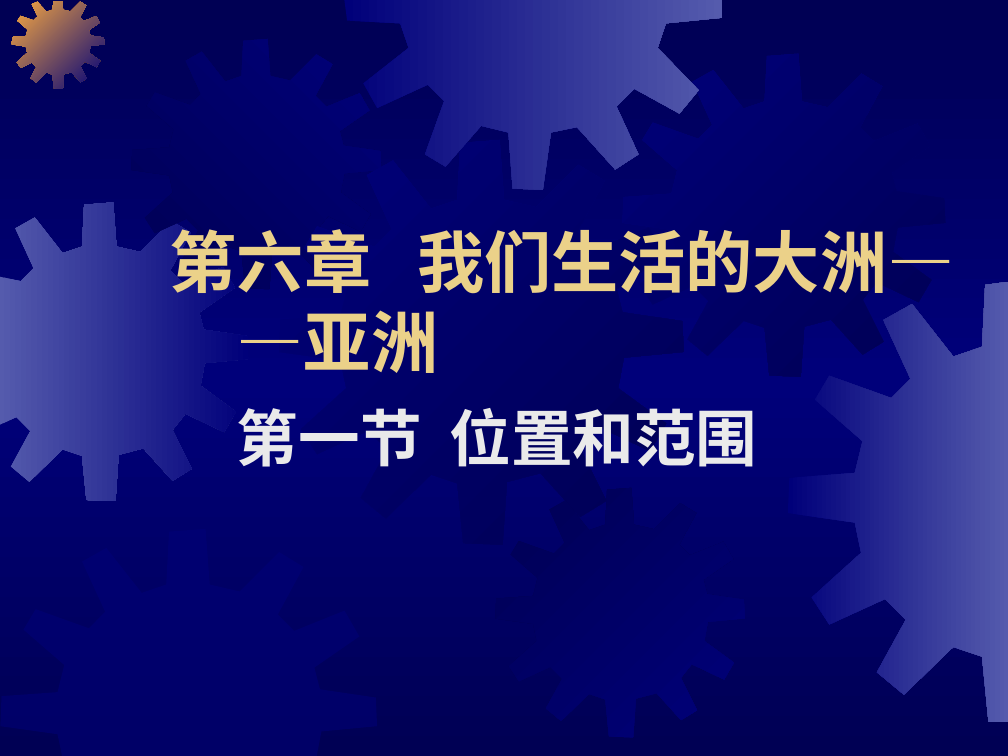
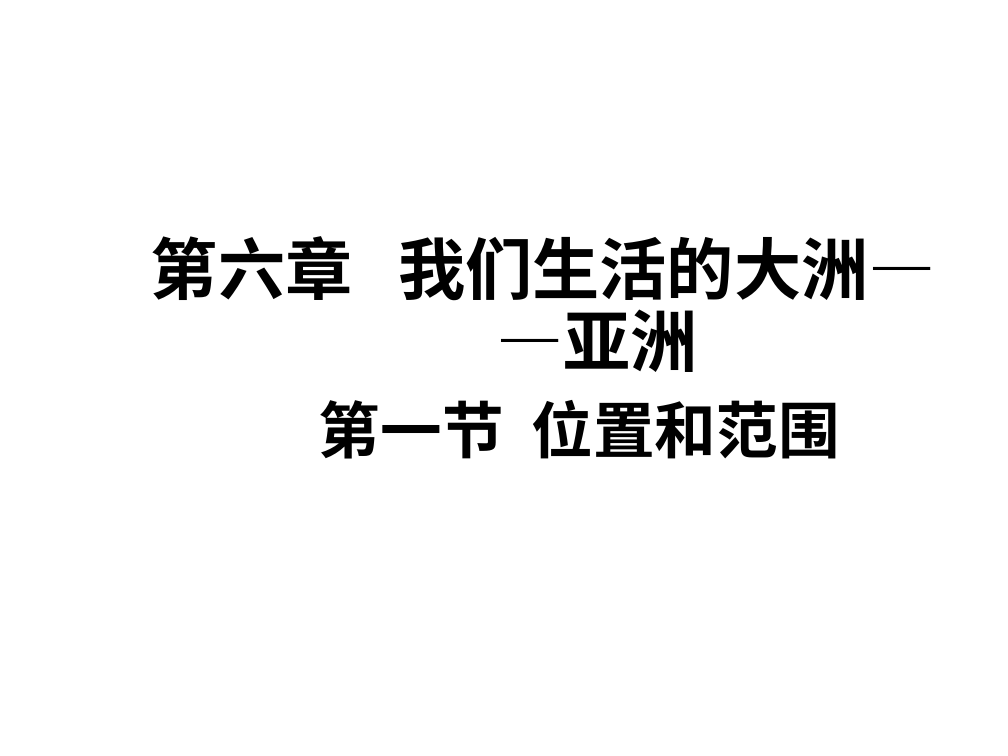
Before and after one commit to CCR-Studio/CCR-Studio.github.io, a slide deck: slide 1 of down/geography/第一节位置和范围.pptx. Drawn at 1008x756 pixels with LibreOffice and Linux fonts; fonts in the diff are those of the drawing; background and template pictures are left out. Boxes give left, top, right and bottom in pixels: in the first picture for what was removed or moved away, otherwise in the second. Text is boxed around its words. In the diff, an @@ line names an element or a change of style, - is before the commit and + after.

```diff
--- a/down/geography/第一节位置和范围.pptx
+++ b/down/geography/第一节位置和范围.pptx
@@ background gradient #000054 to #00007A to #FFFFFF @@
@@ freeform shape removed at [12,2,105,89] @@
@@ freeform shape removed at [344,1,722,190] @@
@@ freeform shape removed at [131,39,381,289] @@
@@ freeform shape removed at [623,53,946,376] @@
@@ freeform shape removed at [279,140,683,545] @@
@@ title "第六章 我们生活的大洲— —亚洲" at [151,236,936,372]: font Arial to Noto Sans CJK SC in "第六章 我们生活的大洲— —亚洲"; text colour #EBD189 to #000000; alignment left to centre; line spacing 1 to 0.9 @@
@@ freeform shape removed at [0,203,249,501] @@
@@ freeform shape removed at [788,282,1008,723] @@
@@ subtitle "第一节 位置和范围" at [319,400,840,459]: font Arial to Noto Sans CJK SC, text colour #EAEAEA to #000000; alignment left to centre; line spacing 1 to 0.9; less space between paragraphs @@
@@ freeform shape removed at [495,488,745,738] @@
@@ freeform shape removed at [0,529,377,756] @@
```
Also in this commit, not shown: 9 other slides changed, 2 other files.
